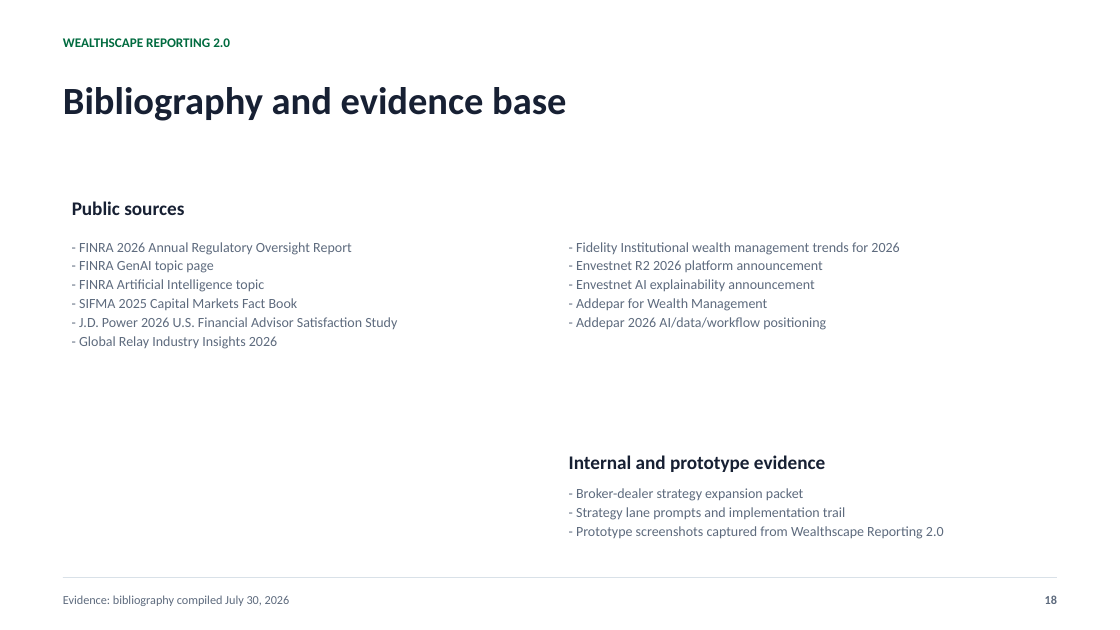
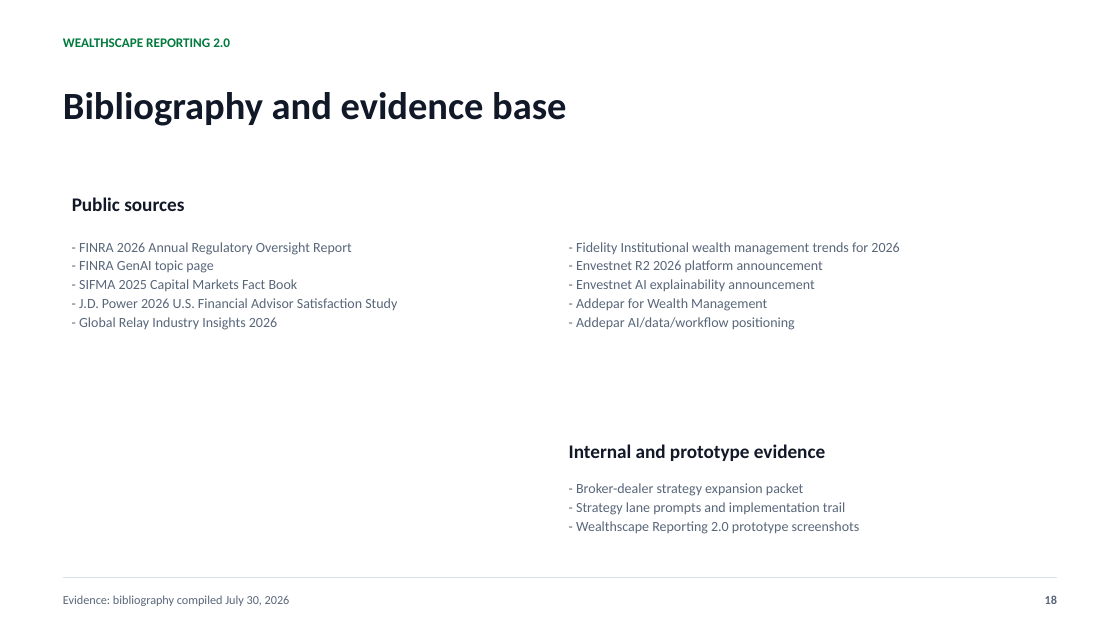
Before and after one commit to vsillah/wealthscape-reporting, a slide deck: slide 18 of docs/presentations/wealthscape-2-0-strategy-deck.pptx. Drawn at 1120x630 pixels with LibreOffice and Linux fonts; fonts in the diff are those of the drawing. Boxes give left, top, right and bottom in pixels: in the first picture for what was removed or moved away, otherwise in the second. Text is boxed around its words. In the diff, an @@ line names an element or a change of style, - is before the commit and + after.

Commit message:
docs: sharpen Wealthscape executive strategy deck

```diff
--- a/docs/presentations/wealthscape-2-0-strategy-deck.pptx
+++ b/docs/presentations/wealthscape-2-0-strategy-deck.pptx
@@ text "WEALTHSCAPE REPORTING 2.0" at [63, 38, 230, 47]: text colour #006B3F to #007A3D @@
@@ text colour #172033 to #111827 in 3 elements at [569, 444, 825, 461], [72, 197, 184, 211], [63, 92, 566, 126] @@
@@ text "- FINRA 2026 Annual Regulatory ..." at [79, 242, 397, 330]: text colour #5E6B7E to #59677A @@
@@ text at [79, 279, 264, 292]: paragraph removed @@
-- FINRA Artificial Intelligence topic
@@ text at [576, 317, 795, 330]: text changed; text colour #5E6B7E to #59677A @@
-- Addepar 2026 AI/data/workflow positioning
+- Addepar AI/data/workflow positioning
@@ text "Internal and prototype evidence": place and size @@
-text "Internal and prototype evidence" at [569, 455, 825, 472]
+text "Internal and prototype evidence" at [569, 444, 825, 461]
@@ text at [576, 483, 845, 515]: text colour #5E6B7E to #59677A in "- Broker-dealer strategy expansion packet", "- Strategy lane prompts and implementation trail" @@
@@ text at [576, 521, 860, 534]: text changed; text colour #5E6B7E to #59677A @@
-- Prototype screenshots captured from Wealthscape Reporting 2.0
+- Wealthscape Reporting 2.0 prototype screenshots
@@ text "Evidence: bibliography compiled July 30, ..." at [63, 595, 290, 606]: text colour #5E6B7E to #59677A @@
```
Also in this commit, not shown: 1 other slide changed, 16 slides added, 16 slides removed.
